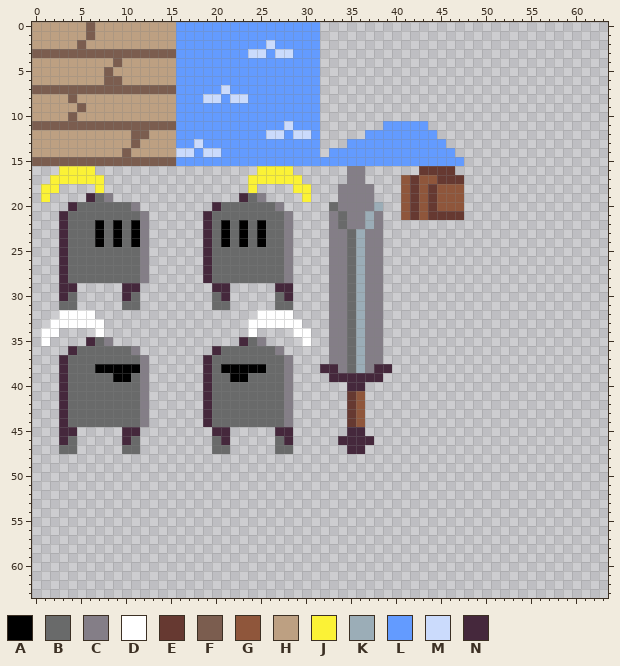
Pixel-art sprite -- docs/i.png. That is the earlier state.
The file is 64x64 pixels.
Palette (. is transparent): A #000000  B #696a6a  C #847e87  D #ffffff  E #663931  F #7b5d4f  G #8f563b  H #bda082  J #fbf236  K #9badb7  L #639bff  M #cbdbfc  N #45283c
Once edited:
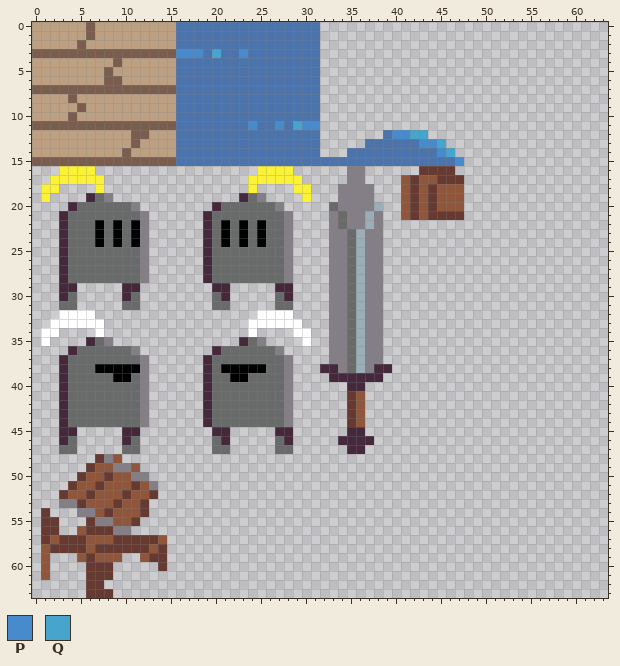
Colours new in this view: P #478bcd  Q #47a4cd
From old to new:
@@ palette @@
-L #639bff
+L #4b73ac
@@ x 14..30 @@
  1 HHLLLLLLLLLLLLLLL
- 2 HHLLLLLLLLLLMLLLL
- 3 FFLLLLLLLLMMLMMLL
+ 2 HHLLLLLLLLLLLLLLL
+ 3 FFPPPLQLLPLLLLLLL
  4 HHLLLLLLLLLLLLLLL
@@ x 14..49 @@
  6 HHLLLLLLLLLLLLLLLL..................
- 7 FFLLLLLMLLLLLLLLLL..................
- 8 HHLLLMMLMMLLLLLLLL..................
+ 7 FFLLLLLLLLLLLLLLLL..................
+ 8 HHLLLLLLLLLLLLLLLL..................
  9 HHLLLLLLLLLLLLLLLL..................
 10 HHLLLLLLLLLLLLLLLL..................
-11 FFLLLLLLLLLLLLMLLL.......LLLLL......
-12 HHLLLLLLLLLLMMLMML.....LLLLLLLL.....
-13 HHLLMLLLLLLLLLLLLL...LLLLLLLLLLL....
-14 HHMMLMMLLLLLLLLLLL.LLLLLLLLLLLLLL...
-15 FFLLLLLLLLLLLLLLLLLLLLLLLLLLLLLLLL..
+11 FFLLLLLLLLPLLPLQPP..................
+12 HHLLLLLLLLLLLLLLLL.......LPPQQ......
+13 HHLLLLLLLLLLLLLLLL.....LLLLLLPPQ....
+14 HHLLLLLLLLLLLLLLLL...LLLLLLLLLLPQ...
+15 FFLLLLLLLLLLLLLLLLLLLLLLLLLLLLLLLP..
 16 ...........JJJJ......CC......EEEE...
@@ x 0..16 @@
 47 ...BB.....BB.....
-48 .................
-49 .................
-50 .................
-51 .................
-52 .................
-53 .................
-54 .................
-55 .................
-56 .................
-57 .................
-58 .................
-59 .................
-60 .................
-61 .................
-62 .................
-63 .................
+48 .......ECG.......
+49 ......EGGCCG.....
+50 .....EGGEGGCC....
+51 ....EGGEGGGEGC...
+52 ...EGGEGGGEGGE...
+53 ...CCEGGGEGGE....
+54 .E...CCGEGGGE....
+55 .EE...ECCGGE.....
+56 .EE..GEEECC......
+57 .EGEEEGGGEEEEEG..
+58 .GEEEEGEEEEEEGE..
+59 .G...GEGGG..GEE..
+60 .G....EEE.....E..
+61 .G....EEE........
+62 ......EE.........
+63 ......EEE........
Where, in picture pixels (left, top, right, bottom), the same in both pictures:
changed: (176, 22, 464, 166)
added: (41, 454, 167, 598)
